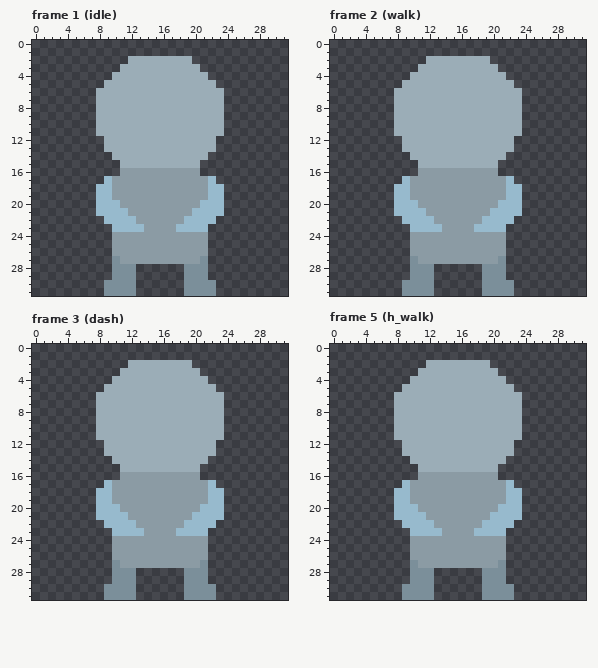
File history of a pixel-art file, Assets/Images/Player/player_down.aseprite. Above, as it was before the edit.
32x32 pixels, 6 frames. Shown: frame 1 (idle), frame 2 (walk), frame 3 (dash), frame 5 (h_walk). The commit also changed other frames, which this record leaves out.
Now the later version:
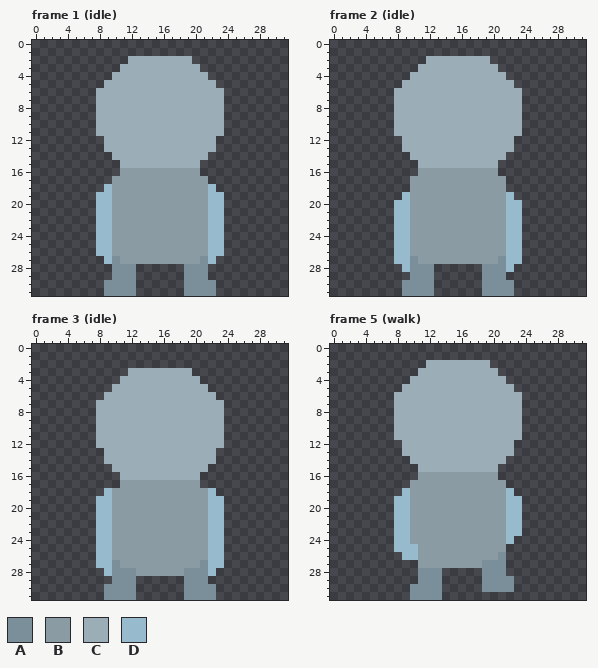
Palette (. is transparent): A #7b8f9a  B #8b9ba4  C #9badb7  D #97bacd
Changes in this commit:
Frame 1 (idle), layer "Arm":
The edit turns colour D into colour B in row 20 at x 10 and 21; in row 21 at x 10 to 11 and 20 to 21; in row 22 at x 10 to 12 and 19 to 21; in row 23 at x 10 to 13 and 18 to 21.
There is now colour D in row 22 at x 8 and 23; in rows 23 to 26 at x 8 to 9 and 22 to 23; in row 27 at x 9 and 22.
Colour D is gone in row 17 at x 9 and 22; in row 18 at x 8 and 23.
Frame 2 (idle), layer "Arm":
The edit turns colour D into colour B in row 20 at x 10 and 21; in row 21 at x 10 to 11 and 20 to 21; in row 22 at x 10 to 12 and 19 to 21; in row 23 at x 10 to 13 and 18 to 21.
There is now colour D in row 22 at x 8 and 23; in rows 23 to 27 at x 8 to 9 and 22 to 23; in row 28 at x 9 and 22.
Colour D is gone in row 17 at x 9 and 22; in row 18 at x 8 to 9 and 22 to 23; in row 19 at x 8 and 23.
Frame 3 (idle), layers "Head", "Arm", "Body":
There is now colour B in row 28 at x 13 to 18.
The edit turns colour D into colour B in row 20 at x 10 and 21; in row 21 at x 10 to 11 and 20 to 21; in row 22 at x 10 to 12 and 19 to 21; in row 23 at x 10 to 13 and 18 to 21.
There is now colour C in row 12 at x 8 and 23; in row 14 at x 9 and 22; in row 15 at x 10 and 21.
The edit turns colour B into colour C in row 16 at x 11 to 20.
There is now colour D in row 22 at x 8 and 23; in rows 23 to 27 at x 8 to 9 and 22 to 23; in row 28 at x 9 and 22.
Colour B is gone in row 17 at x 10 and 21.
Colour C is gone in row 2 at x 12 to 19; in row 3 at x 11 and 20; in row 4 at x 10 and 21; in row 5 at x 9 and 22; in row 6 at x 8 and 23.
Colour D is gone in row 17 at x 9 and 22; in row 18 at x 8 and 23.
Frame 5 (walk), layers "Arm", "Leg":
There is now colour A in row 28 at x 13; in row 29 at x 13 and 22; in rows 30 to 31 at x 13.
The edit turns colour B into colour A in row 26 at x 21; in row 27 at x 19 to 20.
The edit turns colour D into colour B in row 20 at x 10 and 21; in row 21 at x 10 to 11 and 20 to 21; in row 22 at x 10 to 12 and 19 to 21; in row 23 at x 10 to 13 and 18 to 21.
There is now colour D in row 22 at x 8 and 23; in row 23 at x 8 to 9 and 22 to 23; in row 24 at x 8 to 9 and 22; in row 25 at x 8 to 9; in row 26 at x 9.
The edit turns colour B into colour D in rows 25 to 26 at x 10.
Colour A is gone in rows 27 to 29 at x 10; in row 30 at x 9; in row 31 at x 9 and 19 to 22.
Colour D is gone in row 17 at x 9 and 22; in row 18 at x 8 and 23.
Pixel boxes of the changes (left, top, right, bottom) in both pictures:
changed: (96, 176, 144, 264)
changed: (176, 176, 224, 264)
changed: (394, 176, 442, 272)
changed: (474, 176, 522, 272)
erased: (96, 360, 224, 400)
changed: (96, 440, 224, 576)
changed: (394, 480, 442, 600)
changed: (474, 480, 522, 600)
